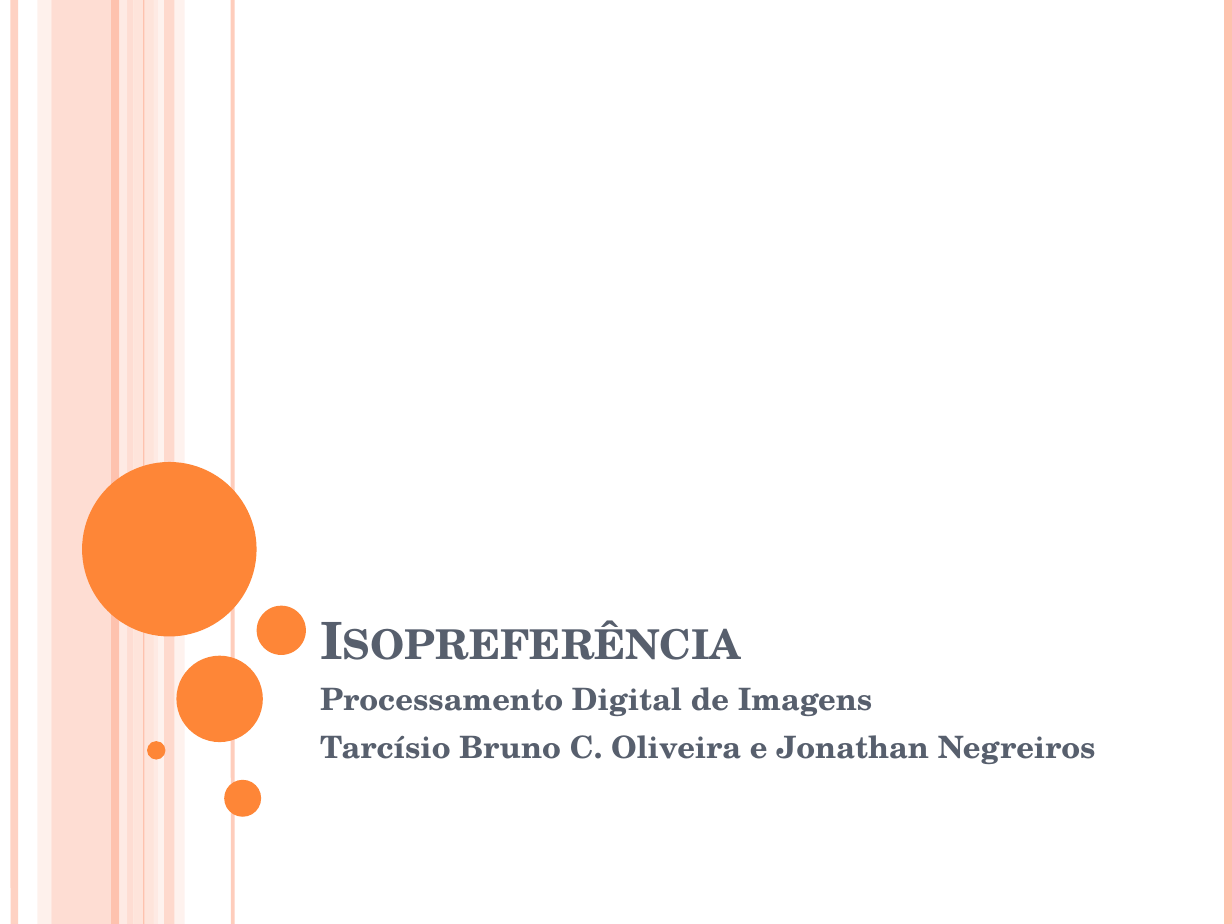
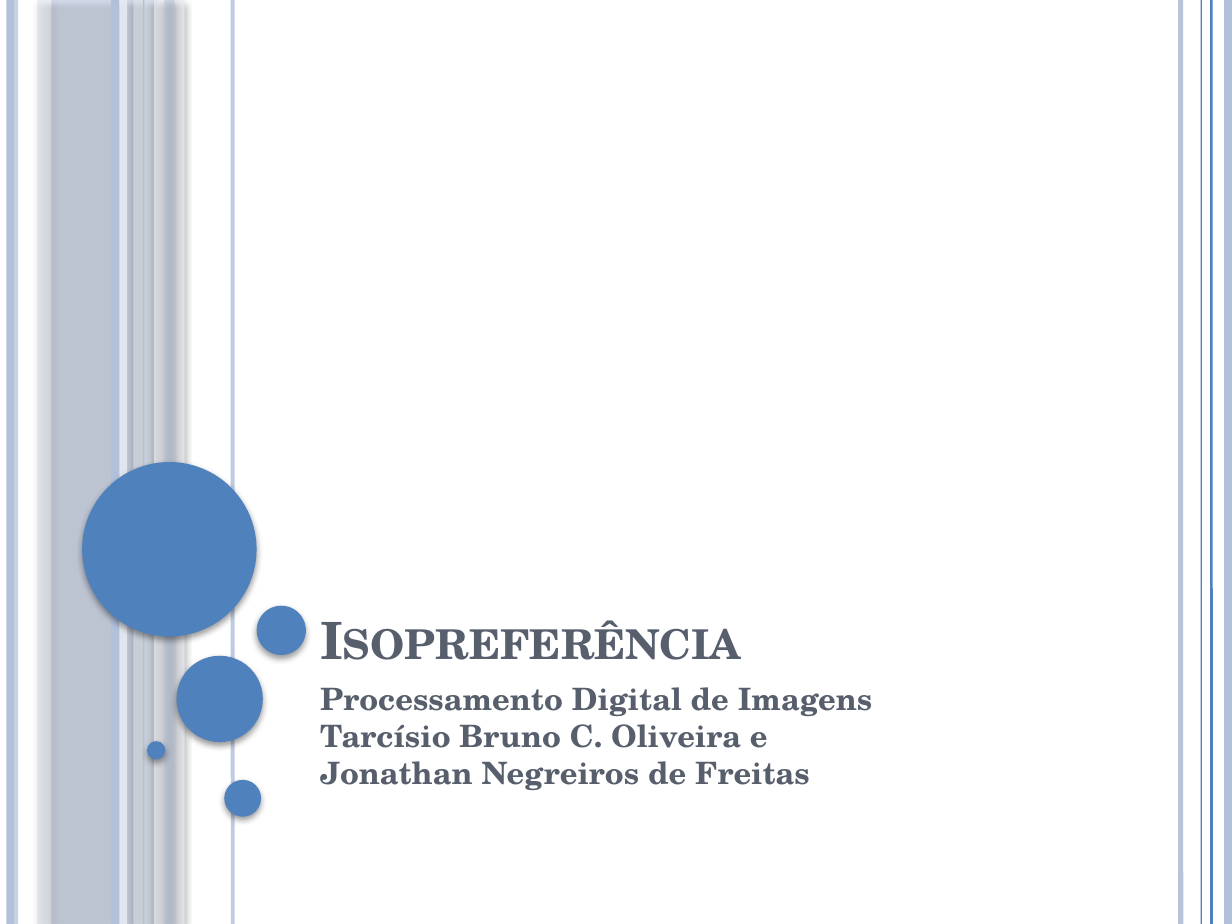
Before and after one commit to brunoliveira8/pdi, a slide deck: slide 1 of trabalho 2/apresentacao.pptx. Drawn at 1232x924 pixels with LibreOffice and Linux fonts; fonts in the diff are those of the drawing. Boxes give left, top, right and bottom in pixels: in the first picture for what was removed or moved away, otherwise in the second. Text is boxed around its words. In the diff, an @@ line names an element or a change of style, - is before the commit and + after.

```diff
--- a/trabalho 2/apresentacao.pptx
+++ b/trabalho 2/apresentacao.pptx
@@ line added from (10, 0) to (10, 924), #B3C1DB 4.51 pt @@
@@ line (15, 0) - (15, 924): stroke #FEC3AE 4.5 pt to #B3C1DB 4.51 pt @@
@@ rectangle at (x1=37, y1=0, x2=51, y2=924): fill #FFD9CE at 36% opacity to #D0D8E8 at 36% opacity; shadow on @@
@@ rectangle at (x1=52, y1=0, x2=134, y2=924): fill #FEC3AE at 54% opacity to #B3C1DB at 54% opacity; shadow on @@
@@ line (115, 0) - (115, 924): stroke #FEC3AE 4.5 pt to #B3C1DB 4.51 pt @@
@@ line (123, 0) - (123, 924): stroke #FFEDE8 4.5 pt to #E9EDF4 4.51 pt @@
@@ rectangle at (x1=133, y1=0, x2=158, y2=924): fill #FFD9CE at 70% opacity to #D0D8E8 at 70% opacity; shadow on @@
@@ line (144, 0) - (144, 924): stroke #FEC3AE 0.75 pt to #B3C1DB 0.74 pt @@
@@ rectangle at (x1=154, y1=0, x2=185, y2=924): fill #FFEDE8 at 71% opacity to #E9EDF4 at 71% opacity; shadow on @@
@@ rectangle at (x1=164, y1=0, x2=174, y2=924): fill #FEC3AE at 51% opacity to #B3C1DB at 51% opacity; shadow on @@
@@ line (233, 0) - (233, 924): stroke #FEC3AE 2.25 pt to #B3C1DB 2.24 pt @@
@@ line added from (1180, 0) to (1180, 924), #B3C1DB 3 pt @@
@@ line added from (1201, 0) to (1201, 924), #4F81BD 0.74 pt @@
@@ line added from (1211, 0) to (1211, 924), #4F81BD 1.5 pt @@
@@ line (1228, 0) - (1228, 924): stroke #FEC3AE 4.5 pt to #B3C1DB 4.51 pt @@
@@ fill #FE8637 to #4F81BD; shadow on in 5 elements at (x1=83, y1=462, x2=257, y2=637), (x1=176, y1=655, x2=262, y2=742), (x1=147, y1=742, x2=165, y2=760), (x1=224, y1=780, x2=261, y2=817), (x1=256, y1=606, x2=306, y2=655) @@
@@ text at (x1=320, y1=724, x2=810, y2=790): text changed @@
-Tarcísio Bruno C. Oliveira e Jonathan Negreiros
+Tarcísio Bruno C. Oliveira e
+Jonathan Negreiros de Freitas
```
Also in this commit, not shown: 15 slides added, 1 slide removed.
